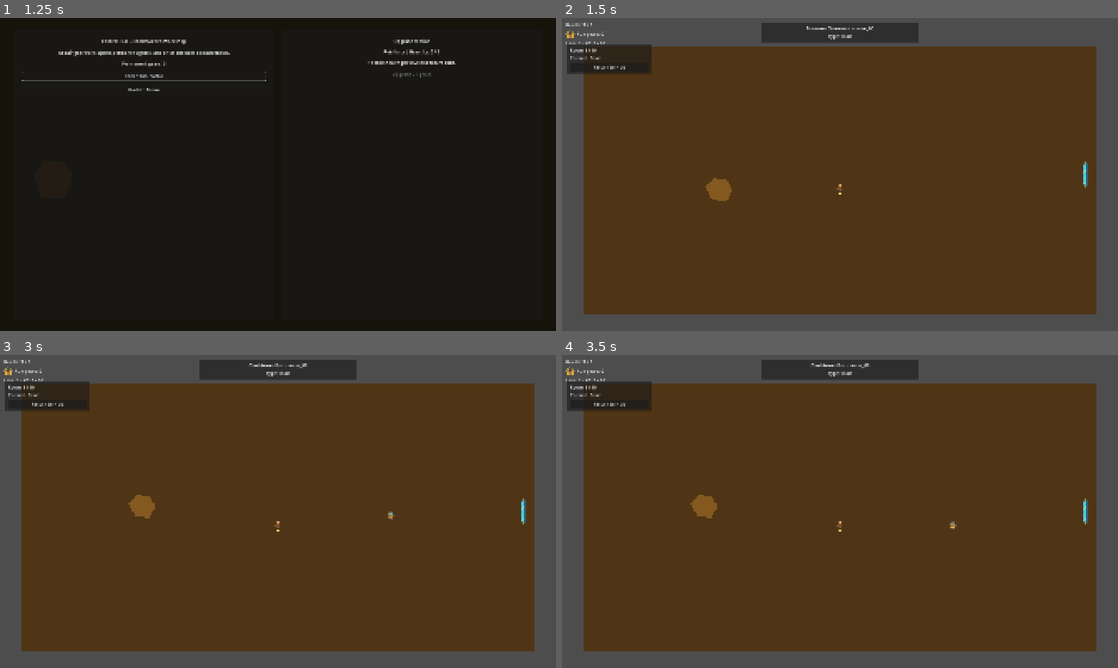
Above: before the commit, frames 1-4 (two rows, left to right).
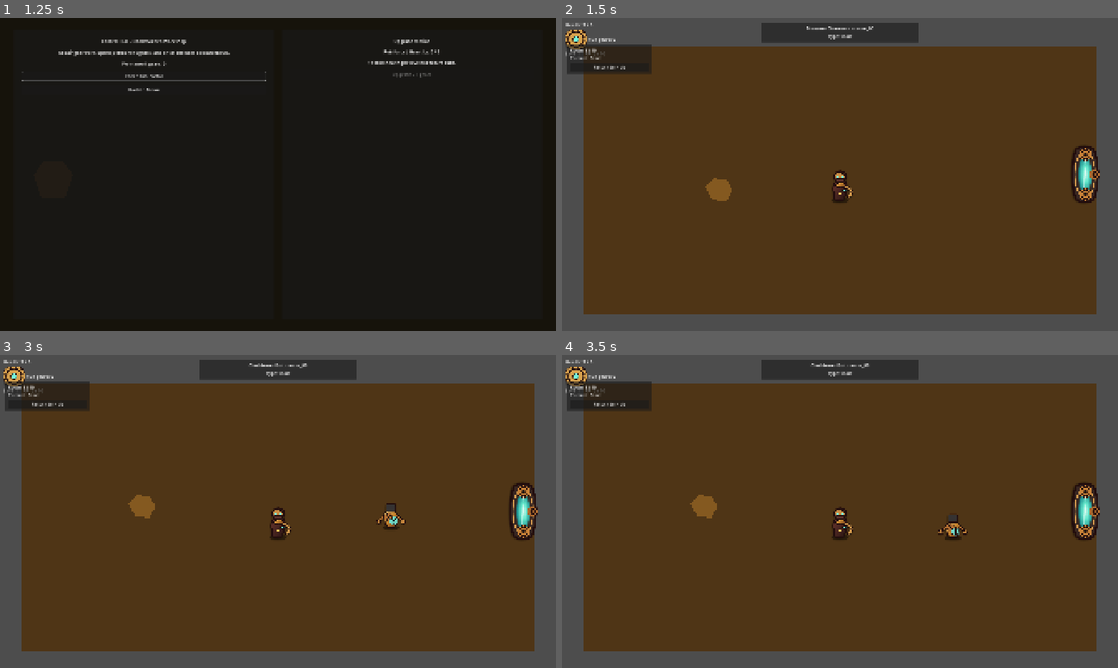
Above: after the commit, the same moments.

Repository: shibii1111/hermes-godot-topdown
Game: Godot game, scene res://scenes/main/GameRoot.tscn
The game is run twice, just before and just after one commit, with the same random seed, the same clock (stepped at 60 frames per second) and the same inputs.
Inputs:
- Up to frame 1 (1.25 s): click "Start" at 0.5 s
- Up to frame 2 (1.5 s): click "Enter Run Portal" at 1.25 s
- Up to frame 3 (3 s): click "Return to Hub" at 2 s; click "Enter Run Portal" at 2.75 s
- Up to frame 4 (3.5 s): no input

Frame 1 is identical in both runs. In frame 2, 1.1% of the frame differs, in the area x 0-97%, y 3-60%; in frame 3, 1.3%; in frame 4, 1.3%.

Commit message:
feat: add A1.5 style production placeholders

Diff:
--- a/scenes/dungeon/rooms/Room01.tscn
+++ b/scenes/dungeon/rooms/Room01.tscn
@@ -49,6 +49,7 @@
 direction = "north"
 
 [node name="Visual" type="Sprite2D" parent="NorthPortal"]
+scale = Vector2(0.58, 0.58)
 texture = ExtResource("5_portal_horizontal")
 
 [node name="CollisionShape2D" type="CollisionShape2D" parent="NorthPortal"]
@@ -63,6 +64,7 @@
 direction = "south"
 
 [node name="Visual" type="Sprite2D" parent="SouthPortal"]
+scale = Vector2(0.58, 0.58)
 texture = ExtResource("5_portal_horizontal")
 
 [node name="CollisionShape2D" type="CollisionShape2D" parent="SouthPortal"]
@@ -77,6 +79,7 @@
 direction = "east"
 
 [node name="Visual" type="Sprite2D" parent="EastPortal"]
+scale = Vector2(0.58, 0.58)
 texture = ExtResource("6_portal_vertical")
 
 [node name="CollisionShape2D" type="CollisionShape2D" parent="EastPortal"]
@@ -91,6 +94,7 @@
 direction = "west"
 
 [node name="Visual" type="Sprite2D" parent="WestPortal"]
+scale = Vector2(0.58, 0.58)
 texture = ExtResource("6_portal_vertical")
 
 [node name="CollisionShape2D" type="CollisionShape2D" parent="WestPortal"]
--- a/scenes/dungeon/rooms/Room02.tscn
+++ b/scenes/dungeon/rooms/Room02.tscn
@@ -52,6 +52,7 @@
 direction = "north"
 
 [node name="Visual" type="Sprite2D" parent="NorthPortal"]
+scale = Vector2(0.58, 0.58)
 texture = ExtResource("5_portal_horizontal")
 
 [node name="CollisionShape2D" type="CollisionShape2D" parent="NorthPortal"]
@@ -66,6 +67,7 @@
 direction = "south"
 
 [node name="Visual" type="Sprite2D" parent="SouthPortal"]
+scale = Vector2(0.58, 0.58)
 texture = ExtResource("5_portal_horizontal")
 
 [node name="CollisionShape2D" type="CollisionShape2D" parent="SouthPortal"]
@@ -80,6 +82,7 @@
 direction = "east"
 
 [node name="Visual" type="Sprite2D" parent="EastPortal"]
+scale = Vector2(0.58, 0.58)
 texture = ExtResource("6_portal_vertical")
 
 [node name="CollisionShape2D" type="CollisionShape2D" parent="EastPortal"]
@@ -94,6 +97,7 @@
 direction = "west"
 
 [node name="Visual" type="Sprite2D" parent="WestPortal"]
+scale = Vector2(0.58, 0.58)
 texture = ExtResource("6_portal_vertical")
 
 [node name="CollisionShape2D" type="CollisionShape2D" parent="WestPortal"]
--- a/scenes/dungeon/rooms/Room03.tscn
+++ b/scenes/dungeon/rooms/Room03.tscn
@@ -55,6 +55,7 @@
 direction = "north"
 
 [node name="Visual" type="Sprite2D" parent="NorthPortal"]
+scale = Vector2(0.58, 0.58)
 texture = ExtResource("5_portal_horizontal")
 
 [node name="CollisionShape2D" type="CollisionShape2D" parent="NorthPortal"]
@@ -69,6 +70,7 @@
 direction = "south"
 
 [node name="Visual" type="Sprite2D" parent="SouthPortal"]
+scale = Vector2(0.58, 0.58)
 texture = ExtResource("5_portal_horizontal")
 
 [node name="CollisionShape2D" type="CollisionShape2D" parent="SouthPortal"]
@@ -83,6 +85,7 @@
 direction = "east"
 
 [node name="Visual" type="Sprite2D" parent="EastPortal"]
+scale = Vector2(0.58, 0.58)
 texture = ExtResource("6_portal_vertical")
 
 [node name="CollisionShape2D" type="CollisionShape2D" parent="EastPortal"]
@@ -97,6 +100,7 @@
 direction = "west"
 
 [node name="Visual" type="Sprite2D" parent="WestPortal"]
+scale = Vector2(0.58, 0.58)
 texture = ExtResource("6_portal_vertical")
 
 [node name="CollisionShape2D" type="CollisionShape2D" parent="WestPortal"]
--- a/scenes/dungeon/rooms/Room04.tscn
+++ b/scenes/dungeon/rooms/Room04.tscn
@@ -55,6 +55,7 @@
 direction = "north"
 
 [node name="Visual" type="Sprite2D" parent="NorthPortal"]
+scale = Vector2(0.58, 0.58)
 texture = ExtResource("5_portal_horizontal")
 
 [node name="CollisionShape2D" type="CollisionShape2D" parent="NorthPortal"]
@@ -69,6 +70,7 @@
 direction = "south"
 
 [node name="Visual" type="Sprite2D" parent="SouthPortal"]
+scale = Vector2(0.58, 0.58)
 texture = ExtResource("5_portal_horizontal")
 
 [node name="CollisionShape2D" type="CollisionShape2D" parent="SouthPortal"]
@@ -83,6 +85,7 @@
 direction = "east"
 
 [node name="Visual" type="Sprite2D" parent="EastPortal"]
+scale = Vector2(0.58, 0.58)
 texture = ExtResource("6_portal_vertical")
 
 [node name="CollisionShape2D" type="CollisionShape2D" parent="EastPortal"]
@@ -97,6 +100,7 @@
 direction = "west"
 
 [node name="Visual" type="Sprite2D" parent="WestPortal"]
+scale = Vector2(0.58, 0.58)
 texture = ExtResource("6_portal_vertical")
 
 [node name="CollisionShape2D" type="CollisionShape2D" parent="WestPortal"]
--- a/scenes/dungeon/rooms/Room05.tscn
+++ b/scenes/dungeon/rooms/Room05.tscn
@@ -55,6 +55,7 @@
 direction = "north"
 
 [node name="Visual" type="Sprite2D" parent="NorthPortal"]
+scale = Vector2(0.58, 0.58)
 texture = ExtResource("5_portal_horizontal")
 
 [node name="CollisionShape2D" type="CollisionShape2D" parent="NorthPortal"]
@@ -69,6 +70,7 @@
 direction = "south"
 
 [node name="Visual" type="Sprite2D" parent="SouthPortal"]
+scale = Vector2(0.58, 0.58)
 texture = ExtResource("5_portal_horizontal")
 
 [node name="CollisionShape2D" type="CollisionShape2D" parent="SouthPortal"]
@@ -83,6 +85,7 @@
 direction = "east"
 
 [node name="Visual" type="Sprite2D" parent="EastPortal"]
+scale = Vector2(0.58, 0.58)
 texture = ExtResource("6_portal_vertical")
 
 [node name="CollisionShape2D" type="CollisionShape2D" parent="EastPortal"]
@@ -97,6 +100,7 @@
 direction = "west"
 
 [node name="Visual" type="Sprite2D" parent="WestPortal"]
+scale = Vector2(0.58, 0.58)
 texture = ExtResource("6_portal_vertical")
 
 [node name="CollisionShape2D" type="CollisionShape2D" parent="WestPortal"]
--- a/scenes/dungeon/rooms/Room06.tscn
+++ b/scenes/dungeon/rooms/Room06.tscn
@@ -52,6 +52,7 @@
 direction = "north"
 
 [node name="Visual" type="Sprite2D" parent="NorthPortal"]
+scale = Vector2(0.58, 0.58)
 texture = ExtResource("5_portal_horizontal")
 
 [node name="CollisionShape2D" type="CollisionShape2D" parent="NorthPortal"]
@@ -66,6 +67,7 @@
 direction = "south"
 
 [node name="Visual" type="Sprite2D" parent="SouthPortal"]
+scale = Vector2(0.58, 0.58)
 texture = ExtResource("5_portal_horizontal")
 
 [node name="CollisionShape2D" type="CollisionShape2D" parent="SouthPortal"]
@@ -80,6 +82,7 @@
 direction = "east"
 
 [node name="Visual" type="Sprite2D" parent="EastPortal"]
+scale = Vector2(0.58, 0.58)
 texture = ExtResource("6_portal_vertical")
 
 [node name="CollisionShape2D" type="CollisionShape2D" parent="EastPortal"]
@@ -94,6 +97,7 @@
 direction = "west"
 
 [node name="Visual" type="Sprite2D" parent="WestPortal"]
+scale = Vector2(0.58, 0.58)
 texture = ExtResource("6_portal_vertical")
 
 [node name="CollisionShape2D" type="CollisionShape2D" parent="WestPortal"]
--- a/scenes/dungeon/rooms/Room07.tscn
+++ b/scenes/dungeon/rooms/Room07.tscn
@@ -55,6 +55,7 @@
 direction = "north"
 
 [node name="Visual" type="Sprite2D" parent="NorthPortal"]
+scale = Vector2(0.58, 0.58)
 texture = ExtResource("5_portal_horizontal")
 
 [node name="CollisionShape2D" type="CollisionShape2D" parent="NorthPortal"]
@@ -69,6 +70,7 @@
 direction = "south"
 
 [node name="Visual" type="Sprite2D" parent="SouthPortal"]
+scale = Vector2(0.58, 0.58)
 texture = ExtResource("5_portal_horizontal")
 
 [node name="CollisionShape2D" type="CollisionShape2D" parent="SouthPortal"]
@@ -83,6 +85,7 @@
 direction = "east"
 
 [node name="Visual" type="Sprite2D" parent="EastPortal"]
+scale = Vector2(0.58, 0.58)
 texture = ExtResource("6_portal_vertical")
 
 [node name="CollisionShape2D" type="CollisionShape2D" parent="EastPortal"]
@@ -97,6 +100,7 @@
 direction = "west"
 
 [node name="Visual" type="Sprite2D" parent="WestPortal"]
+scale = Vector2(0.58, 0.58)
 texture = ExtResource("6_portal_vertical")
 
 [node name="CollisionShape2D" type="CollisionShape2D" parent="WestPortal"]
--- a/scenes/dungeon/rooms/Room08.tscn
+++ b/scenes/dungeon/rooms/Room08.tscn
@@ -49,6 +49,7 @@
 direction = "north"
 
 [node name="Visual" type="Sprite2D" parent="NorthPortal"]
+scale = Vector2(0.58, 0.58)
 texture = ExtResource("5_portal_horizontal")
 
 [node name="CollisionShape2D" type="CollisionShape2D" parent="NorthPortal"]
@@ -63,6 +64,7 @@
 direction = "south"
 
 [node name="Visual" type="Sprite2D" parent="SouthPortal"]
+scale = Vector2(0.58, 0.58)
 texture = ExtResource("5_portal_horizontal")
 
 [node name="CollisionShape2D" type="CollisionShape2D" parent="SouthPortal"]
@@ -77,6 +79,7 @@
 direction = "east"
 
 [node name="Visual" type="Sprite2D" parent="EastPortal"]
+scale = Vector2(0.58, 0.58)
 texture = ExtResource("6_portal_vertical")
 
 [node name="CollisionShape2D" type="CollisionShape2D" parent="EastPortal"]
@@ -91,6 +94,7 @@
 direction = "west"
 
 [node name="Visual" type="Sprite2D" parent="WestPortal"]
+scale = Vector2(0.58, 0.58)
 texture = ExtResource("6_portal_vertical")
 
 [node name="CollisionShape2D" type="CollisionShape2D" parent="WestPortal"]
--- a/scenes/dungeon/rooms/Room09.tscn
+++ b/scenes/dungeon/rooms/Room09.tscn
@@ -55,6 +55,7 @@
 direction = "north"
 
 [node name="Visual" type="Sprite2D" parent="NorthPortal"]
+scale = Vector2(0.58, 0.58)
 texture = ExtResource("5_portal_horizontal")
 
 [node name="CollisionShape2D" type="CollisionShape2D" parent="NorthPortal"]
@@ -69,6 +70,7 @@
 direction = "south"
 
 [node name="Visual" type="Sprite2D" parent="SouthPortal"]
+scale = Vector2(0.58, 0.58)
 texture = ExtResource("5_portal_horizontal")
 
 [node name="CollisionShape2D" type="CollisionShape2D" parent="SouthPortal"]
@@ -83,6 +85,7 @@
 direction = "east"
 
 [node name="Visual" type="Sprite2D" parent="EastPortal"]
+scale = Vector2(0.58, 0.58)
 texture = ExtResource("6_portal_vertical")
 
 [node name="CollisionShape2D" type="CollisionShape2D" parent="EastPortal"]
@@ -97,6 +100,7 @@
 direction = "west"
 
 [node name="Visual" type="Sprite2D" parent="WestPortal"]
+scale = Vector2(0.58, 0.58)
 texture = ExtResource("6_portal_vertical")
 
 [node name="CollisionShape2D" type="CollisionShape2D" parent="WestPortal"]
--- a/scenes/dungeon/rooms/Room10.tscn
+++ b/scenes/dungeon/rooms/Room10.tscn
@@ -52,6 +52,7 @@
 direction = "north"
 
 [node name="Visual" type="Sprite2D" parent="NorthPortal"]
+scale = Vector2(0.58, 0.58)
 texture = ExtResource("5_portal_horizontal")
 
 [node name="CollisionShape2D" type="CollisionShape2D" parent="NorthPortal"]
@@ -66,6 +67,7 @@
 direction = "south"
 
 [node name="Visual" type="Sprite2D" parent="SouthPortal"]
+scale = Vector2(0.58, 0.58)
 texture = ExtResource("5_portal_horizontal")
 
 [node name="CollisionShape2D" type="CollisionShape2D" parent="SouthPortal"]
@@ -80,6 +82,7 @@
 direction = "east"
 
 [node name="Visual" type="Sprite2D" parent="EastPortal"]
+scale = Vector2(0.58, 0.58)
 texture = ExtResource("6_portal_vertical")
 
 [node name="CollisionShape2D" type="CollisionShape2D" parent="EastPortal"]
@@ -94,6 +97,7 @@
 direction = "west"
 
 [node name="Visual" type="Sprite2D" parent="WestPortal"]
+scale = Vector2(0.58, 0.58)
 texture = ExtResource("6_portal_vertical")
 
 [node name="CollisionShape2D" type="CollisionShape2D" parent="WestPortal"]
--- a/scenes/enemies/EnemyAutomaton.tscn
+++ b/scenes/enemies/EnemyAutomaton.tscn
@@ -27,6 +27,7 @@
 
 [node name="BodyVisual" type="Sprite2D" parent="."]
 unique_name_in_owner = true
+scale = Vector2(0.48, 0.48)
 texture = ExtResource("7_automaton_sprite")
 
 [node name="CollisionShape2D" type="CollisionShape2D" parent="."]
--- a/scenes/enemies/EnemyMechanicalRat.tscn
+++ b/scenes/enemies/EnemyMechanicalRat.tscn
@@ -27,6 +27,7 @@
 
 [node name="BodyVisual" type="Sprite2D" parent="."]
 unique_name_in_owner = true
+scale = Vector2(0.62, 0.62)
 texture = ExtResource("7_rat_sprite")
 
 [node name="CollisionShape2D" type="CollisionShape2D" parent="."]
--- a/scenes/player/Player.tscn
+++ b/scenes/player/Player.tscn
@@ -28,6 +28,7 @@
 script = ExtResource("1_player")
 
 [node name="BodyVisual" type="Sprite2D" parent="."]
+scale = Vector2(0.55, 0.55)
 texture = ExtResource("10_player_sprite")
 
 [node name="DirectionPointer" type="Node2D" parent="."]
@@ -88,6 +89,7 @@
 active_duration = 0.12
 
 [node name="WeaponVisual" type="Sprite2D" parent="WeaponSocket/MeleeWeapon"]
+scale = Vector2(0.35, 0.35)
 texture = ExtResource("11_slash_sprite")
 
 [node name="CollisionShape2D" type="CollisionShape2D" parent="WeaponSocket/MeleeWeapon"]
Binary file changed: assets/pixel/dungeon/clockwork_floor_tile.png
Binary file changed: assets/pixel/dungeon/portal_horizontal.png
Binary file changed: assets/pixel/dungeon/portal_vertical.png
Binary file changed: assets/pixel/enemies/clockwork_automaton.png
Binary file changed: assets/pixel/enemies/mechanical_rat.png
Binary file changed: assets/pixel/hub/workshop_floor_tile.png
Binary file changed: assets/pixel/items/gear_pickup.png
Binary file changed: assets/pixel/player/brass_slash.png
Binary file changed: assets/pixel/player/clockmaker_player.png
Binary file changed: assets/pixel/ui/gear_icon.png
Not shown, added: docs/art/a15_clean_readable_clockpunk.png.import
Not shown, changed: docs/art_direction.md
(and 1 more such lines)
